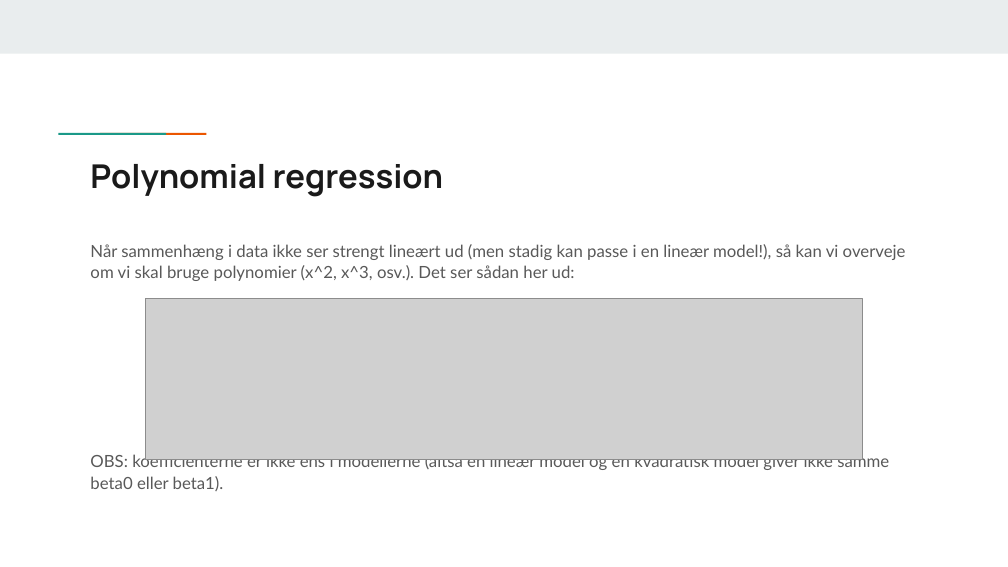
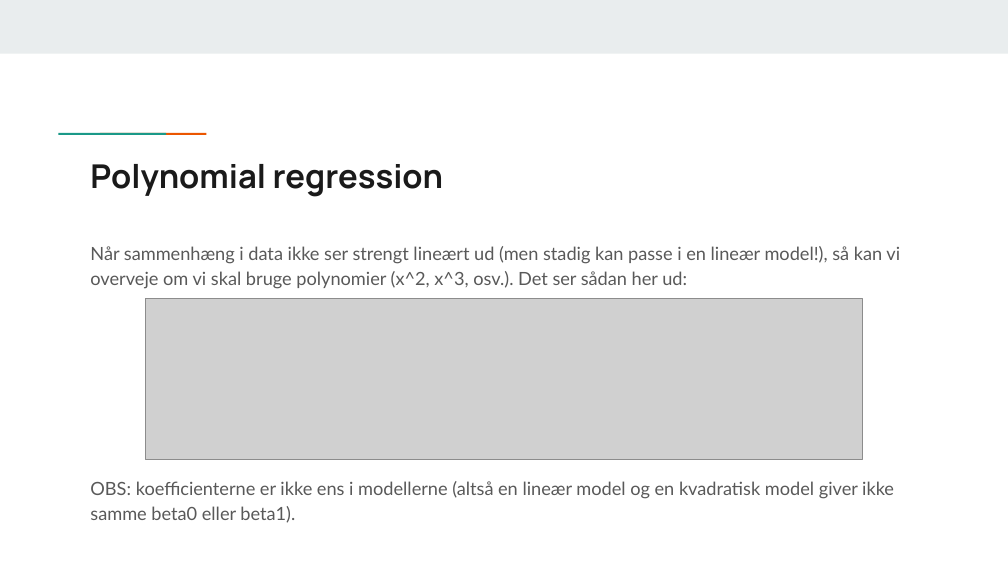
Before and after one commit to KUBDatalab/R-PUFF-1-deskriptiv, a slide deck: slide 19 of files/Modul_3_Multipel_lineær_regression.pptx. Drawn at 1008x567 pixels with LibreOffice and Linux fonts; fonts in the diff are those of the drawing; grey boxes stand for pictures. Boxes give left, top, right and bottom in pixels: in the first picture for what was removed or moved away, otherwise in the second. Text is boxed around its words. In the diff, an @@ line names an element or a change of style, - is before the commit and + after.

```diff
--- a/files/Modul_3_Multipel_lineær_regression.pptx
+++ b/files/Modul_3_Multipel_lineær_regression.pptx
@@ text "Når sammenhæng i data ikke ..." at <box>90,246,900,523</box>: size 12 to 13 pt; line spacing 1.05 to 1.15 @@
```
Also in this commit, not shown: 8 other slides changed.
